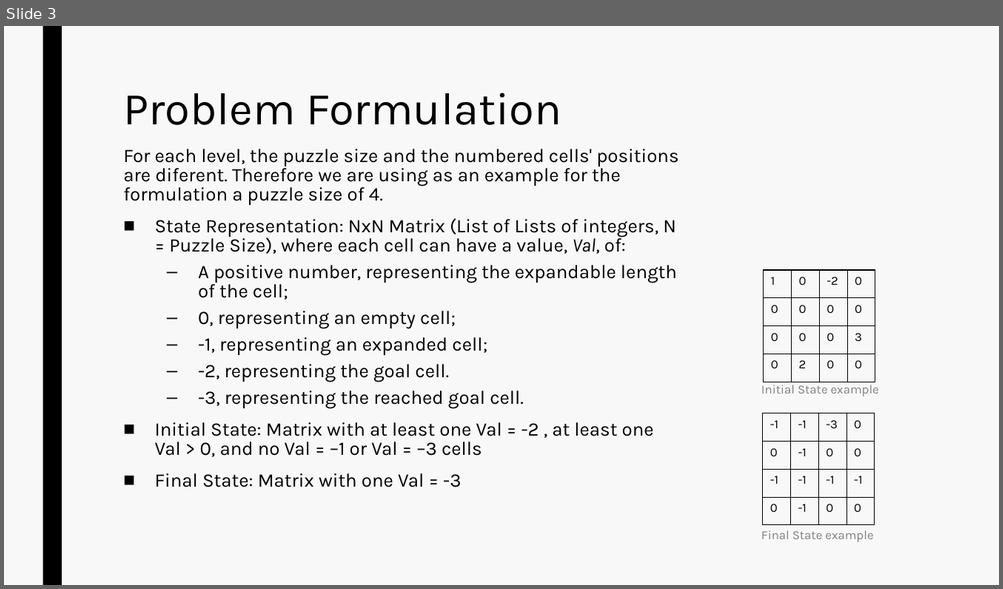
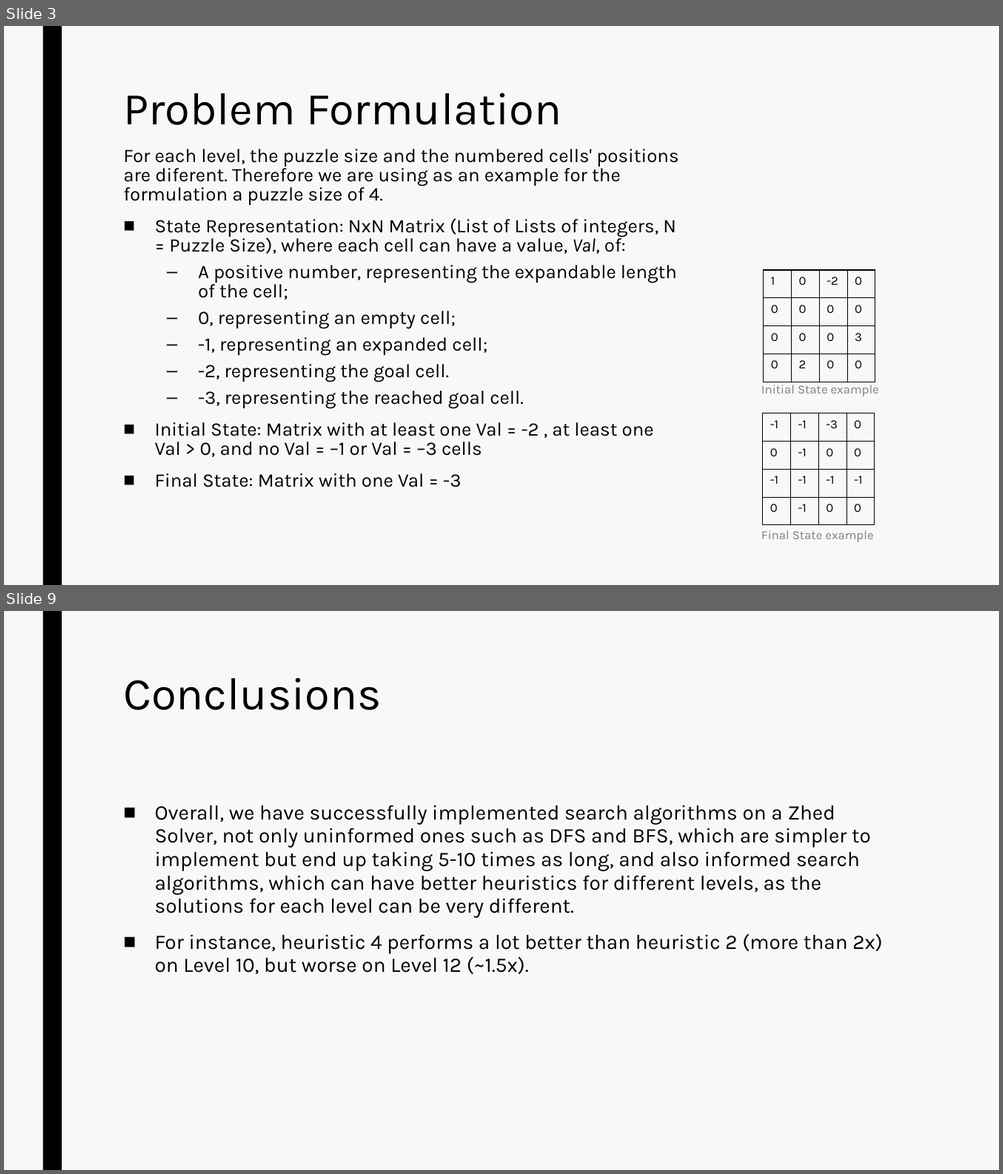
Before and after one commit to MOAAS/ZhedAI, a slide deck: TP1 - Zhed/doc/Entrega Final.pptx. Shown one above the other, each under a label of ours: slide 3 before the commit, slides 3 and 9 after it; the slides between them are not shown. The pictures are 1003x589 and 1003x1174 pixels, drawn with LibreOffice and Linux fonts; fonts in the diff are those of the drawing. Boxes give left, top, right and bottom in pixels: in the first picture for what was removed or moved away, otherwise in the second. Text is boxed around its words. In the diff, an @@ line names an element or a change of style, - is before the commit and + after.

```diff
--- a/TP1 - Zhed/doc/Entrega Final.pptx
+++ b/TP1 - Zhed/doc/Entrega Final.pptx
@@ slide 9 added at (x1=4, y1=611, x2=999, y2=1170), background #F8F8F8; not listed: 1 template element that a slide beside it also shows @@
@@ title added at (x1=123, y1=678, x2=381, y2=710), 44 pt, text #000000 @@
+Conclusions
@@ text added at (x1=155, y1=805, x2=882, y2=974), 20 pt, text #000000 @@
+■ Overall, we have successfully implemented search algorithms on a Zhed Solver, not only uninformed ones such as DFS and BFS, which are simpler to implement but end up taking 5-10 times as long, and also informed search algorithms, which can have better heuristics for different levels, as the solutions for each level can be very different.
+■ For instance, heuristic 4 performs a lot better than heuristic 2 (more than 2x) on Level 10, but worse on Level 12 (~1.5x).
```
Also in this commit, not shown: 3 slides changed, 2 other slides added, 4 slides removed, 1 other file.
